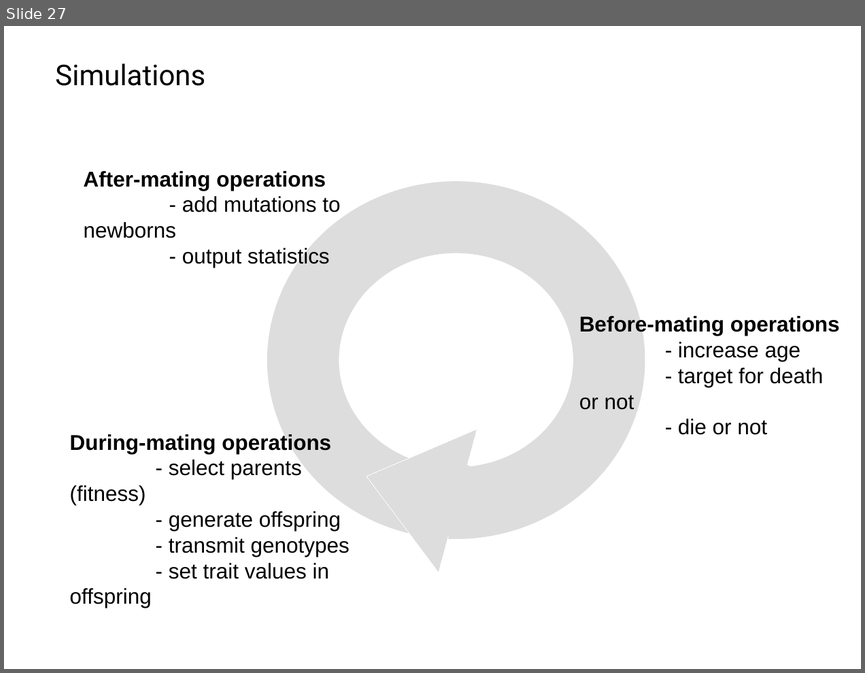
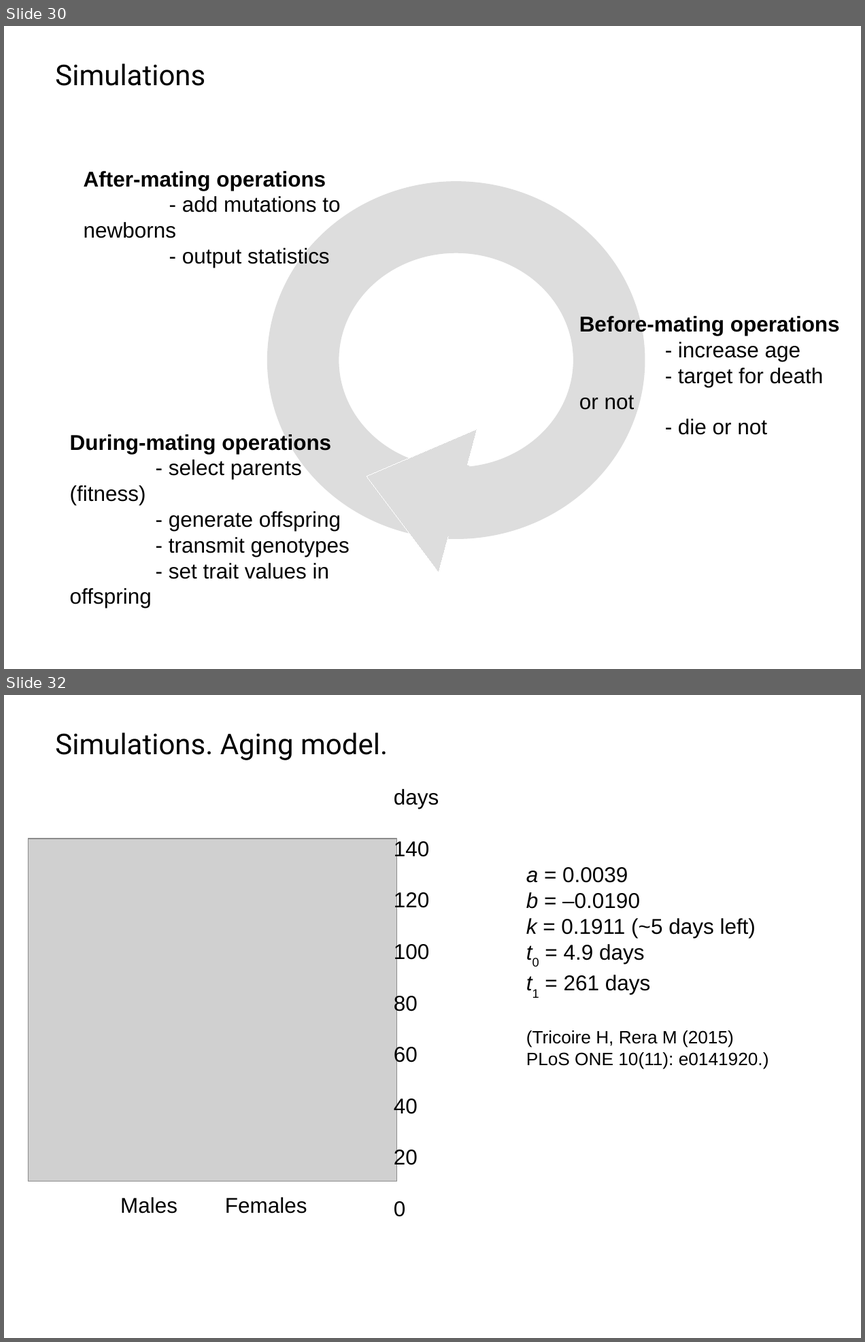
Before and after one commit to IgnasiLucas/UX, a slide deck: doc/2018_Prague/UX.odp. Shown one above the other, each under a label of ours: slide 27 before the commit, slides 30 and 32 after it; the slides between them are not shown. The pictures are 865x673 and 865x1342 pixels, drawn with LibreOffice and Linux fonts; fonts in the diff are those of the drawing; grey boxes stand for pictures; background and template pictures are left out. Boxes give left, top, right and bottom in pixels: in the first picture for what was removed or moved away, otherwise in the second. Text is boxed around its words. In the diff, an @@ line names an element or a change of style, - is before the commit and + after.

```diff
--- a/doc/2018_Prague/UX.odp
+++ b/doc/2018_Prague/UX.odp
@@ slide 32 added at (4,695,861,1338), background #FFFFFF @@
@@ text added at (55,732,388,760), 24 pt, text #000000 @@
+Simulations. Aging model.
@@ text added at (394,789,439,1217), 18 pt, text #000000 @@
+days
+140
+120
+100
+80
+60
+40
+20
+0
@@ picture added at (28,838,397,1181) @@
@@ text added at (526,867,769,1068), 18 pt, text #000000 @@
+a = 0.0039
+b = –0.0190
+k = 0.1911 (~5 days left)
+t0 = 4.9 days
+t1 = 261 days
+(Tricoire H, Rera M (2015)
+PLoS ONE 10(11): e0141920.)
@@ text added at (120,1197,307,1213), 18 pt, text #000000 @@
+Males Females
@@ what was slide 27 is now slide 30 @@
```
Also in this commit, not shown: 3 slides changed, 12 other slides added, 1 slide removed.
